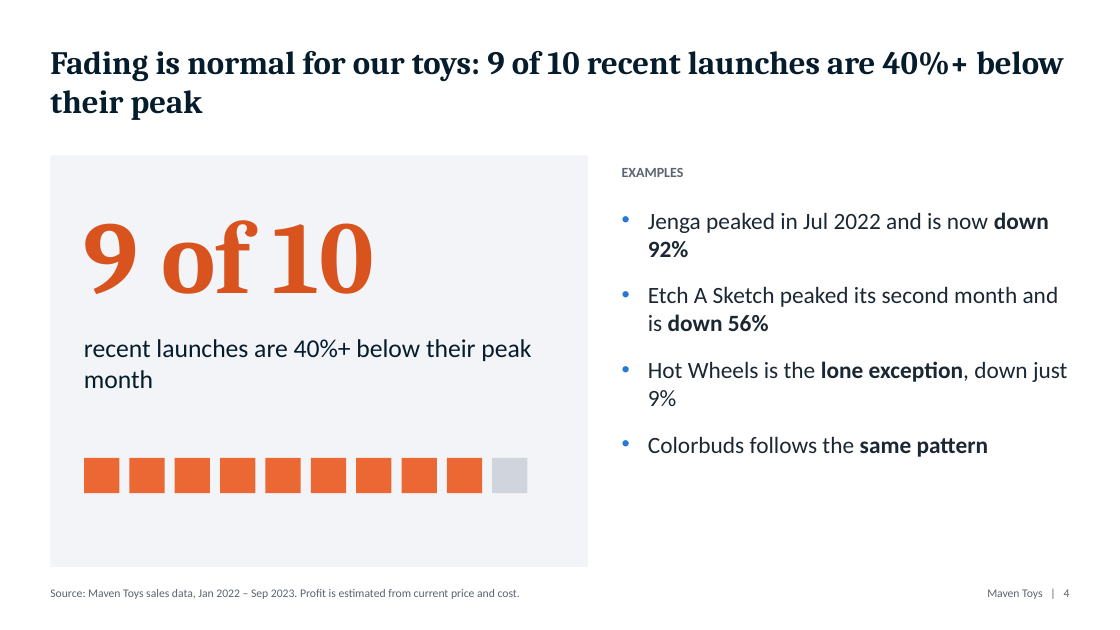
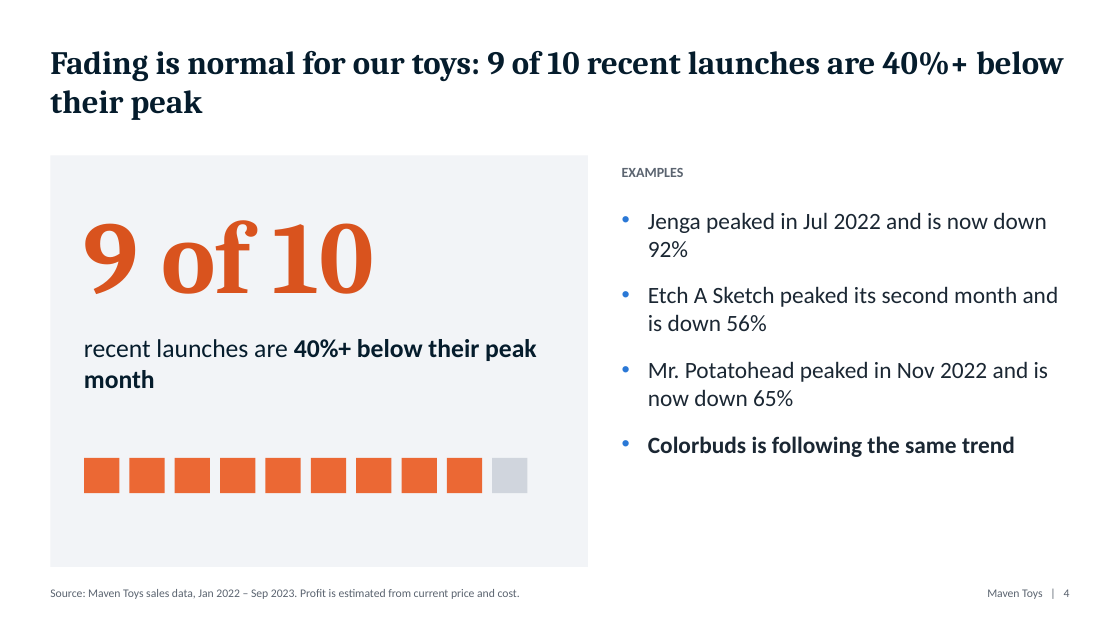
Before and after one commit to surajko9000/maven-toys-ai-analytics, a slide deck: slide 4 of site/deck/Colorbuds_to_Playfoam.pptx. Drawn at 1120x630 pixels with LibreOffice and Linux fonts; fonts in the diff are those of the drawing. Boxes give left, top, right and bottom in pixels: in the first picture for what was removed or moved away, otherwise in the second. Text is boxed around its words. In the diff, an @@ line names an element or a change of style, - is before the commit and + after.

```diff
--- a/site/deck/Colorbuds_to_Playfoam.pptx
+++ b/site/deck/Colorbuds_to_Playfoam.pptx
@@ text at [648,212,1059,331]: bold off in "down 92%", "down 56%" @@
@@ text "recent launches are 40%+ below ..." at [84,339,537,388]: bold on in "40%+ below their peak month" @@
@@ text at [648,361,1048,457]: text changed @@
-• Hot Wheels is the lone exception, down just 9%
-• Colorbuds follows the same pattern
+• Mr. Potatohead peaked in Nov 2022 and is now down 65%
+• Colorbuds is following the same trend
```
Also in this commit, not shown: 2 other slides changed, 7 other files.
